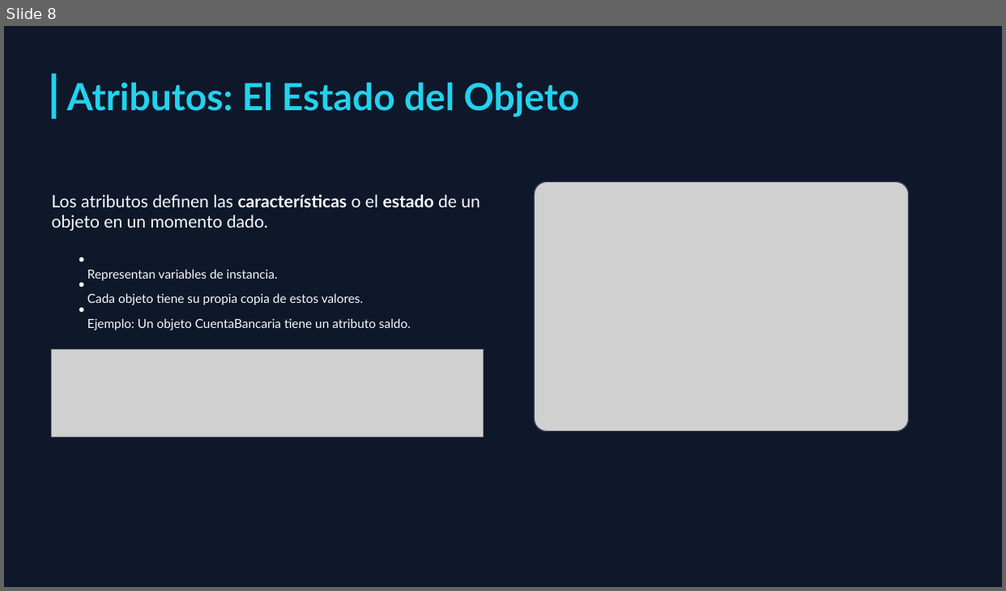
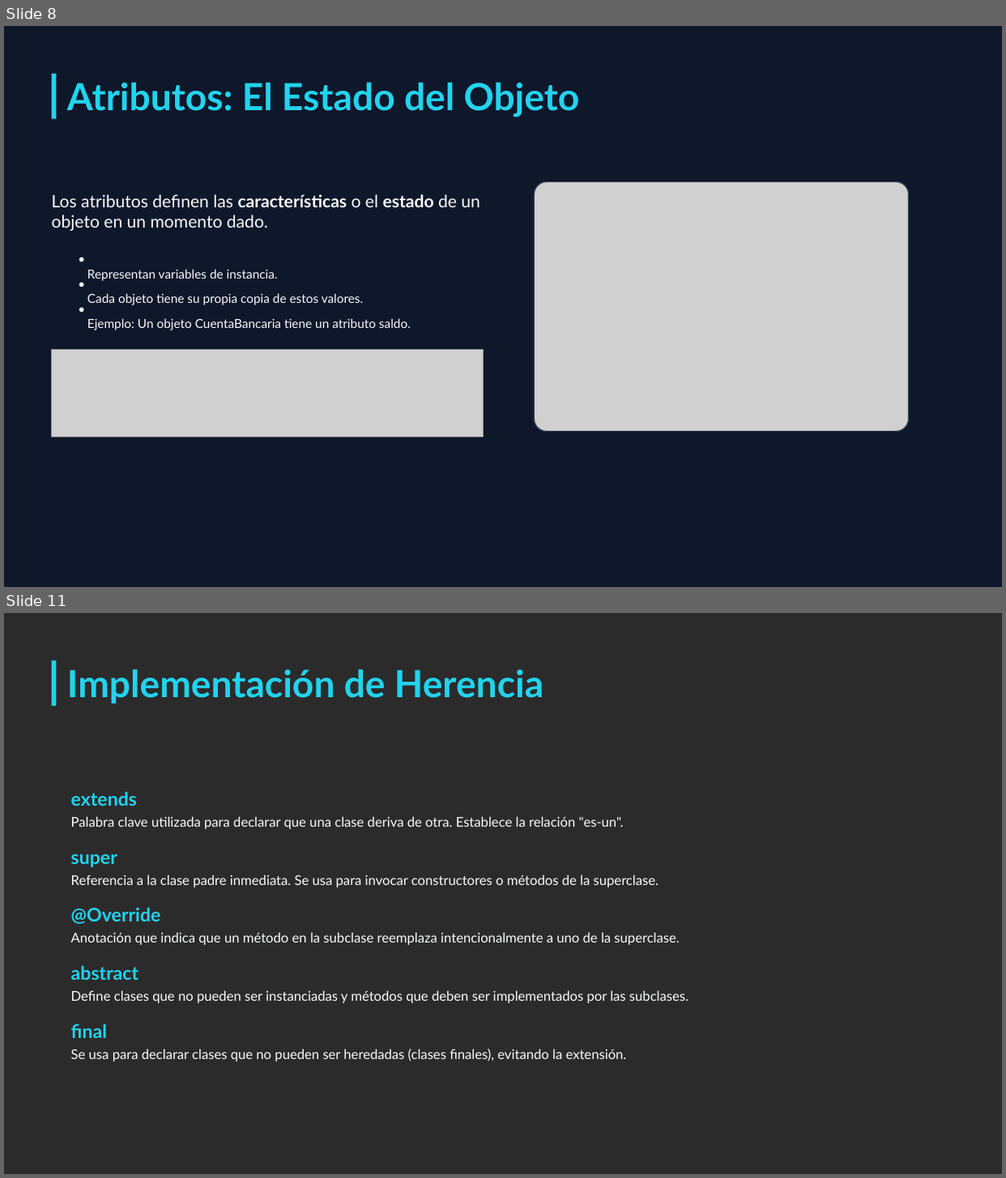
Before and after one commit to MelvinSevilla/programacionBasica, a slide deck: II UNIDAD/Presentaciones/II UNIDAD Programación Orientada a Objetos.pptx. Shown one above the other, each under a label of ours: slide 8 before the commit, slides 8 and 11 after it; the slides between them are not shown. The pictures are 1006x591 and 1006x1178 pixels, drawn with LibreOffice and Linux fonts; fonts in the diff are those of the drawing; grey boxes stand for pictures; background and template pictures are left out; a plain dark background stands for a picture behind light text. Boxes give left, top, right and bottom in pixels: in the first picture for what was removed or moved away, otherwise in the second. Text is boxed around its words. In the diff, an @@ line names an element or a change of style, - is before the commit and + after.

```diff
--- a/II UNIDAD/Presentaciones/II UNIDAD Programación Orientada a Objetos.pptx
+++ b/II UNIDAD/Presentaciones/II UNIDAD Programación Orientada a Objetos.pptx
@@ slide 11 added at bbox=[4, 613, 1002, 1174], background picture (left out) @@
@@ rectangle added at bbox=[52, 661, 57, 706], fill #22D3EE @@
@@ text added at bbox=[67, 669, 543, 704], 36 pt, text #22D3EE, bold @@
+Implementación de Herencia
@@ text added at bbox=[71, 792, 688, 1062], 13 pt, text #F8FAFC @@
+extends
+Palabra clave utilizada para declarar que una clase deriva de otra. Establece la relación "es-un".
+super
+Referencia a la clase padre inmediata. Se usa para invocar constructores o métodos de la superclase.
+@Override
+Anotación que indica que un método en la subclase reemplaza intencionalmente a uno de la superclase.
+abstract
+Define clases que no pueden ser instanciadas y métodos que deben ser implementados por las subclases.
+final
+Se usa para declarar clases que no pueden ser heredadas (clases finales), evitando la extensión.
```
Also in this commit, not shown: 7 other slides added, 1 slide removed, 2 other files.
